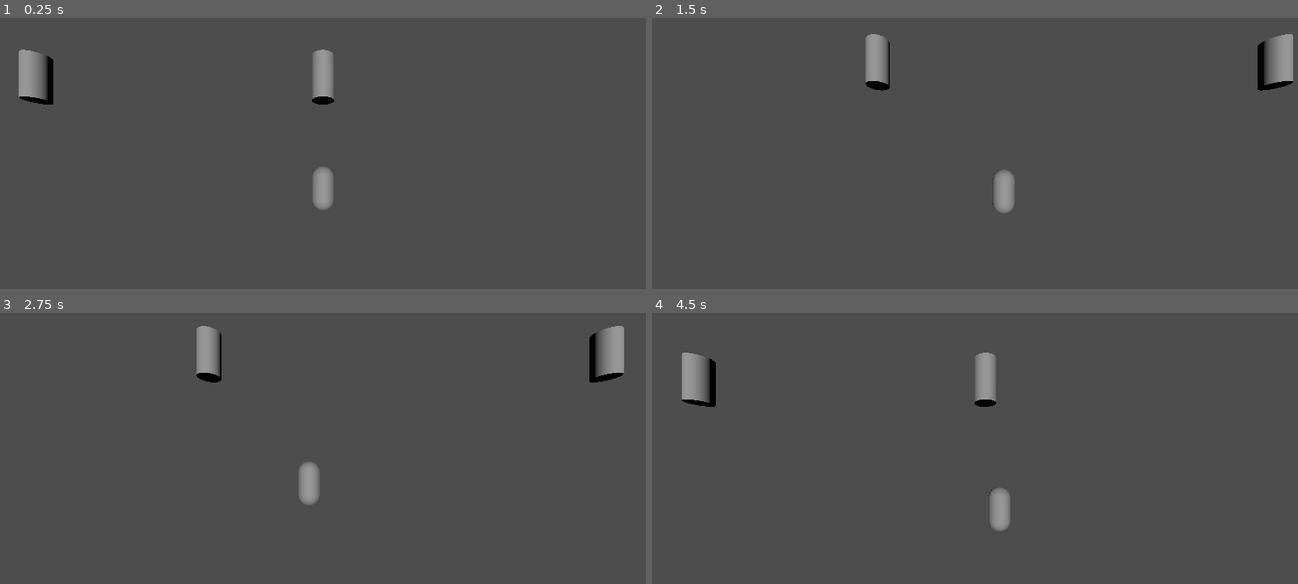
Above: before the commit, frames 1-4 (two rows, left to right).
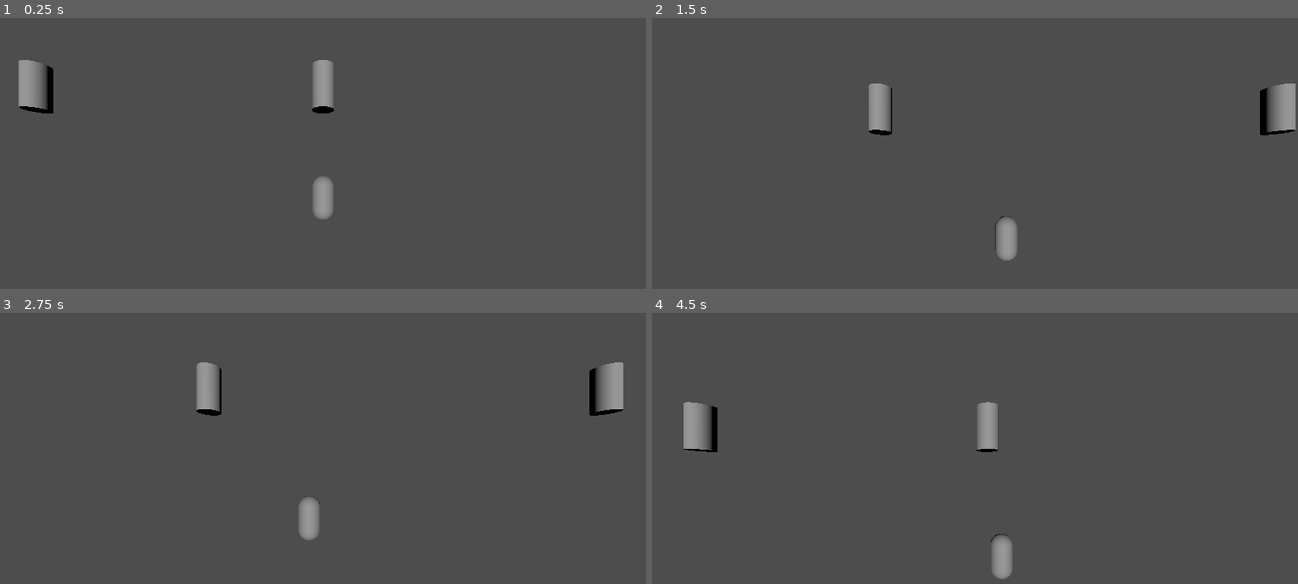
Above: after the commit, the same moments.

Repository: KaratePikachu/jamfestspring2026
Game: Godot game, scene res://test_scene_3d.tscn
The game is run twice, just before and just after one commit, with the same random seed, the same clock (stepped at 60 frames per second) and the same inputs.
Inputs:
- Up to frame 1 (0.25 s): no input
- Up to frame 2 (1.5 s): hold Right (move_right) 0.53-1.28 s; tap Shift (rewind) at 0.6 s; tap X (jump) at 0.77 s; hold Left (move_left) from 1.28 s (still down); tap Z (sprint) at 1.35 s
- Up to frame 3 (2.75 s): tap X (jump) at 1.52 s; release Left (move_left) at 2.03 s; hold Right (move_right) from 2.03 s (still down); tap Shift (rewind) at 2.1 s
- Up to frame 4 (4.5 s): tap Z (sprint) at 2.85, 4.35 s; tap X (jump) at 3.02, 3.77 s; release Right (move_right) at 3.53 s; hold Left (move_left) from 3.53 s (still down); tap Shift (rewind) at 3.6 s

The runs differ from the first frame. In frame 1, 1.0% of the frame differs, in the area x 2-52%, y 11-75%; in frame 2, 3.8%, in the area x 33-100%, y 5-90%; in frame 3, 3.1%; in frame 4, 3.6%.

Commit message:
Y speed tuning

Diff:
--- a/player/player.tscn
+++ b/player/player.tscn
@@ -13,9 +13,9 @@
 [sub_resource type="CapsuleMesh" id="CapsuleMesh_0tyyh"]
 
 [sub_resource type="Curve" id="Curve_rkbax"]
-_limits = [0.0, 5.0, 0.0, 1.0]
-_data = [Vector2(0, 0), 0.0, 0.0, 0, 0, Vector2(0.51500005, 1.2359548), 0.0, 0.0, 0, 0]
-point_count = 2
+_limits = [0.0, 5.0, 0.0, 10.0]
+_data = [Vector2(0, 0), 0.0, 0.0, 0, 0, Vector2(0.51500005, 1.2359548), 0.0, 0.0, 0, 0, Vector2(4.0999994, 1.2921352), 0.0, 0.0, 0, 0, Vector2(5.8999996, 5), 0.0, 0.0, 0, 0]
+point_count = 4
 
 [sub_resource type="Curve" id="Curve_yw30f"]
 _limits = [1.0, 5.0, 0.0, 40.0]
@@ -84,5 +84,6 @@
 
 [node name="PlayerCamera" parent="." unique_id=1656216160 node_paths=PackedStringArray("player") instance=ExtResource("7_boad6")]
 transform = Transform3D(1, 0, 0, 0, 1, 0, 0, 0, 1, 0, 0, 10.67)
+v_offset = 1.5
 player = NodePath("..")
 follow_curve = SubResource("Curve_boad6")
--- a/player/player_camera.gd
+++ b/player/player_camera.gd
@@ -14,11 +14,15 @@
 	var target : Vector3 = Vector3(player.global_position.x,player.global_position.y,global_position.z)
 	target.x += Input.get_axis("move_left","move_right") * 1.5
 
-	var dist : float = global_position.distance_to(target)
-	print(dist)
+	var dist_x : float = absf(global_position.x-target.x)
+	var dist_y : float = absf(global_position.y-target.y)
 
-	if not is_zero_approx(dist):
+	print(dist_y)
 
-		var travel : float = follow_curve.sample(dist)
+	if not is_zero_approx(dist_x) or not is_zero_approx(dist_y) :
 
-		global_position = global_position.move_toward(target,travel)
+		var travel_x : float = follow_curve.sample(dist_x)
+		var travel_y : float = follow_curve.sample(dist_y)*0.25
+
+		global_position.x = move_toward(global_position.x,target.x,travel_x)
+		global_position.y = move_toward(global_position.y,target.y,travel_y)
